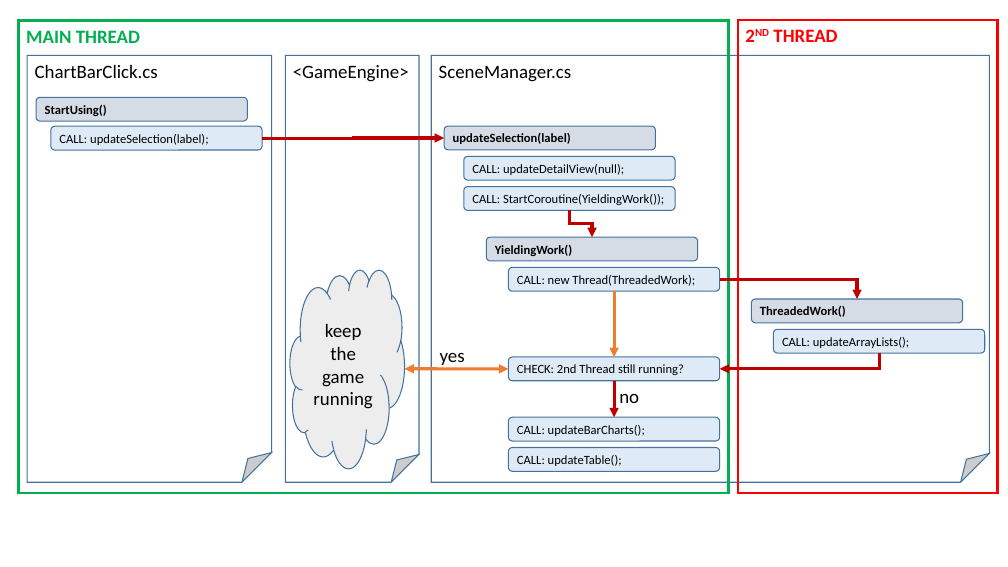
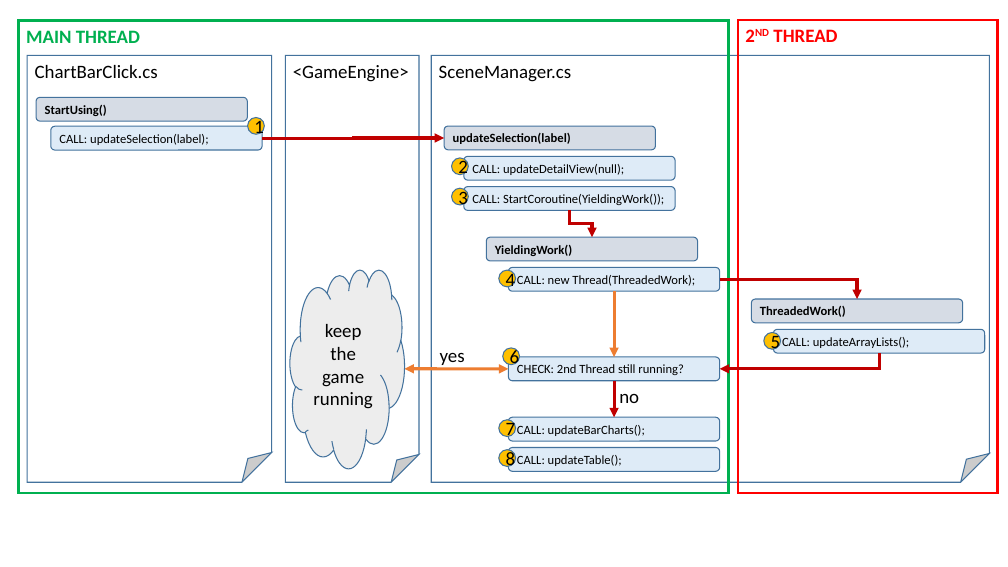
Before and after one commit to klingo/fhnw-mt-vr, a slide deck: slide 1 of 03_Figures/08_Development/UpdateSelection.pptx. Drawn at 1008x567 pixels with LibreOffice and Linux fonts; fonts in the diff are those of the drawing. Boxes give left, top, right and bottom in pixels: in the first picture for what was removed or moved away, otherwise in the second. Text is boxed around its words. In the diff, an @@ line names an element or a change of style, - is before the commit and + after.

```diff
--- a/03_Figures/08_Development/UpdateSelection.pptx
+++ b/03_Figures/08_Development/UpdateSelection.pptx
@@ ellipse added at [248,117,265,134], fill #FFC000, outline #43739E 1 pt, 18 pt, text #000000 @@
+1
@@ ellipse added at [451,158,468,175], fill #FFC000, outline #43739E 1 pt, 18 pt, text #000000 @@
+2
@@ ellipse added at [451,188,468,205], fill #FFC000, outline #43739E 1 pt, 18 pt, text #000000 @@
+3
@@ ellipse added at [499,270,516,287], fill #FFC000, outline #43739E 1 pt, 18 pt, text #000000 @@
+4
@@ ellipse added at [503,348,520,364], fill #FFC000, outline #43739E 1 pt, 18 pt, text #000000 @@
+6
@@ ellipse added at [764,333,780,349], fill #FFC000, outline #43739E 1 pt, 18 pt, text #000000 @@
+5
@@ ellipse added at [499,420,516,436], fill #FFC000, outline #43739E 1 pt, 18 pt, text #000000 @@
+7
@@ ellipse added at [499,450,516,467], fill #FFC000, outline #43739E 1 pt, 18 pt, text #000000 @@
+8
```
Also in this commit, not shown: 1 other file.
